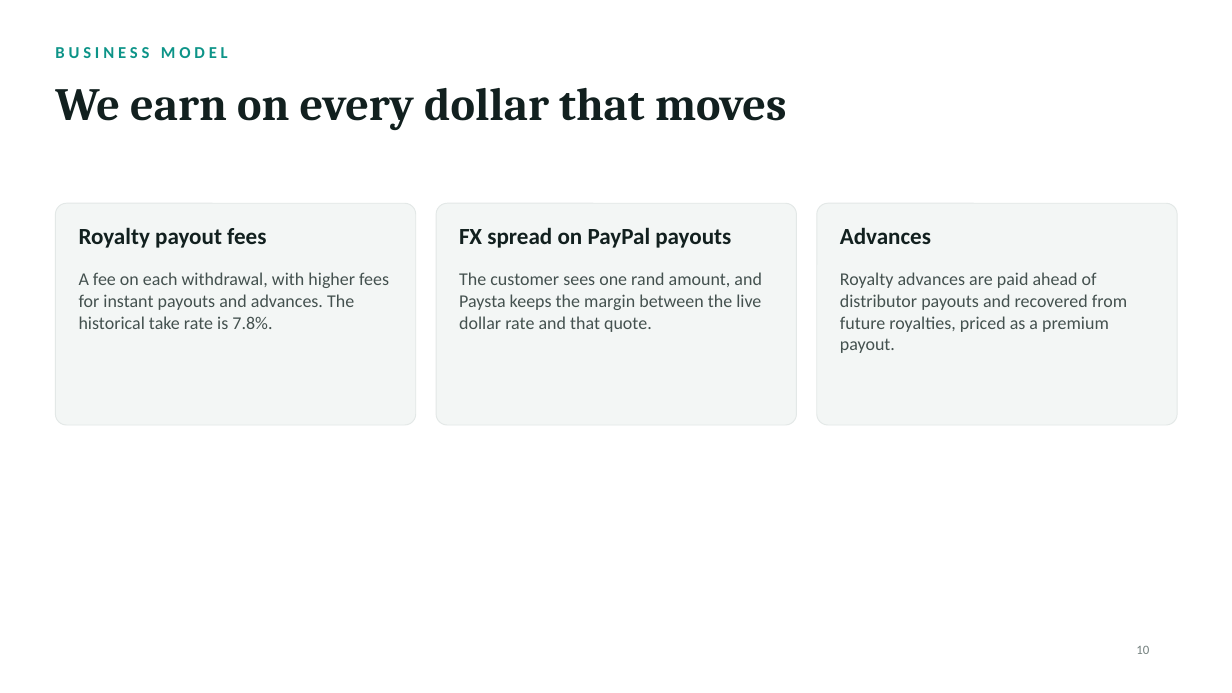
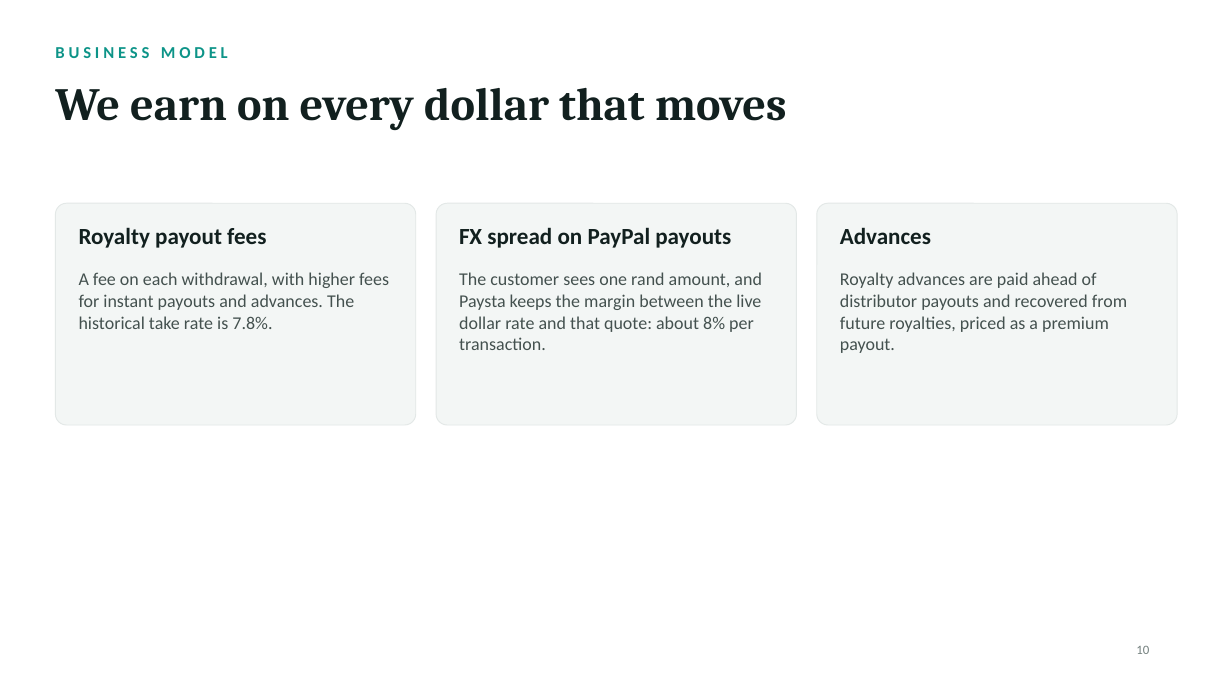
Before and after one commit to codeninja2020/paysta-investor, a slide deck: slide 10 of Paysta_Investor_Deck.pptx. Drawn at 1232x693 pixels with LibreOffice and Linux fonts; fonts in the diff are those of the drawing. Boxes give left, top, right and bottom in pixels: in the first picture for what was removed or moved away, otherwise in the second. Text is boxed around its words. In the diff, an @@ line names an element or a change of style, - is before the commit and + after.

```diff
--- a/Paysta_Investor_Deck.pptx
+++ b/Paysta_Investor_Deck.pptx
@@ text at [459, 272, 762, 350]: text changed @@
-The customer sees one rand amount, and Paysta keeps the margin between the live dollar rate and that quote.
+The customer sees one rand amount, and Paysta keeps the margin between the live dollar rate and that quote: about 8% per transaction.
```
Also in this commit, not shown: 1 other slide changed, 1 other file.
